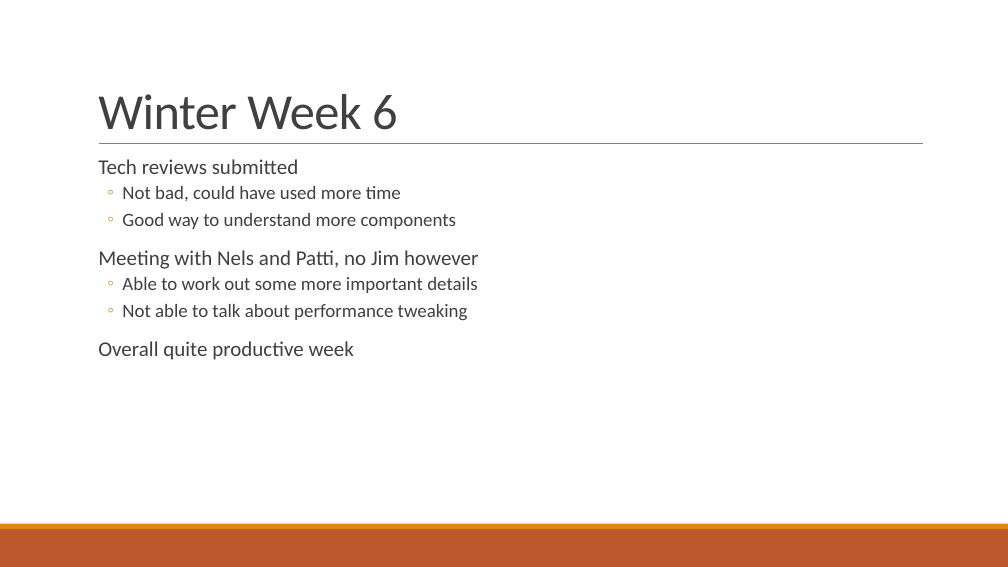
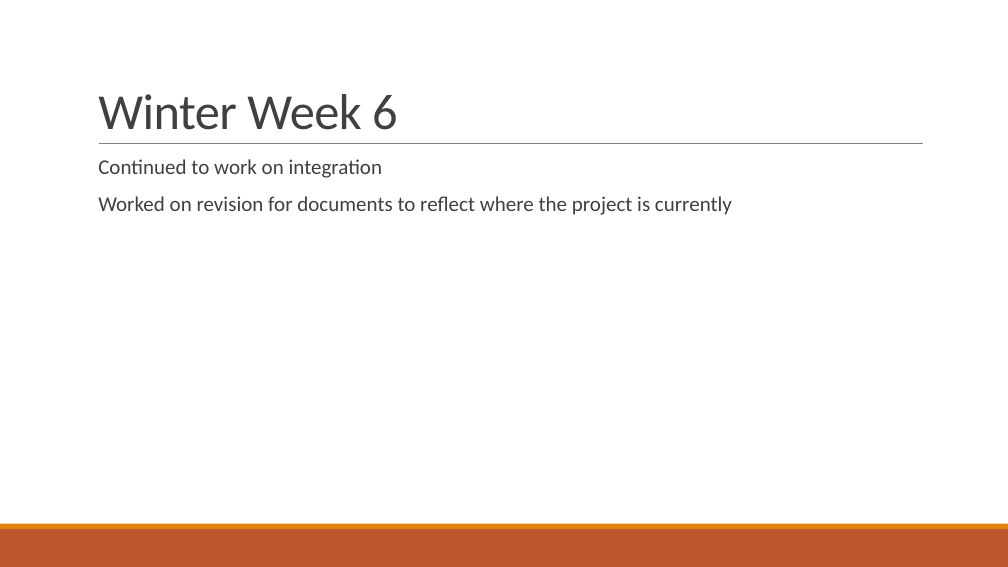
Before and after one commit to gonsalvg/Capstone-Forge-App, a slide deck: slide 38 of Project Documents/Progress Report 2/Progress report.pptx (slide 34 before the commit). Drawn at 1008x567 pixels with LibreOffice and Linux fonts; fonts in the diff are those of the drawing. Boxes give left, top, right and bottom in pixels: in the first picture for what was removed or moved away, otherwise in the second. Text is boxed around its words. In the diff, an @@ line names an element or a change of style, - is before the commit and + after.

Commit message:
added file restriction code to index2.html and worked on the power point.

```diff
--- a/Project Documents/Progress Report 2/Progress report.pptx
+++ b/Project Documents/Progress Report 2/Progress report.pptx
@@ text at box(98, 159, 732, 215): text changed; size 18 to 20 pt @@
-  Tech reviews submitted
-  ◦ Not bad, could have used more time
-  ◦ Good way to understand more components
-  Meeting with Nels and Patti, no Jim however
-  ◦ Able to work out some more important details
-  ◦ Not able to talk about performance tweaking
-  Overall quite productive week
+  Continued to work on integration
+  Worked on revision for documents to reflect where the project is currently
```
Also in this commit, not shown: 7 other slides changed, 4 slides added, 1 other file.
